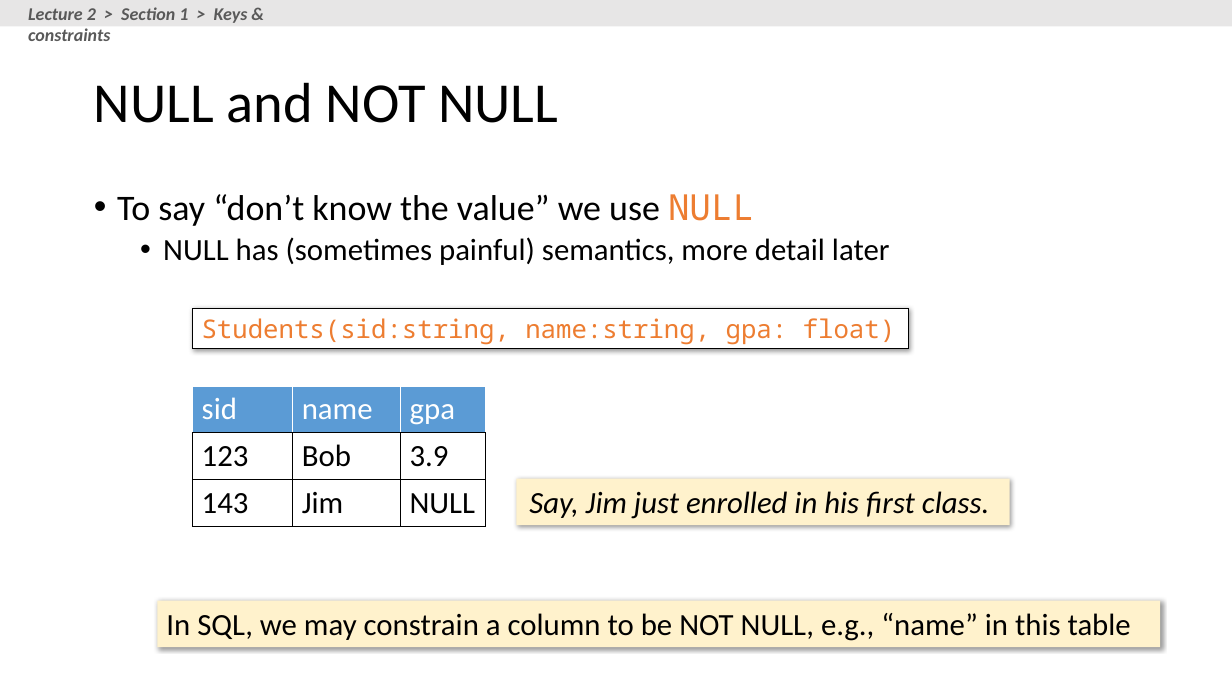
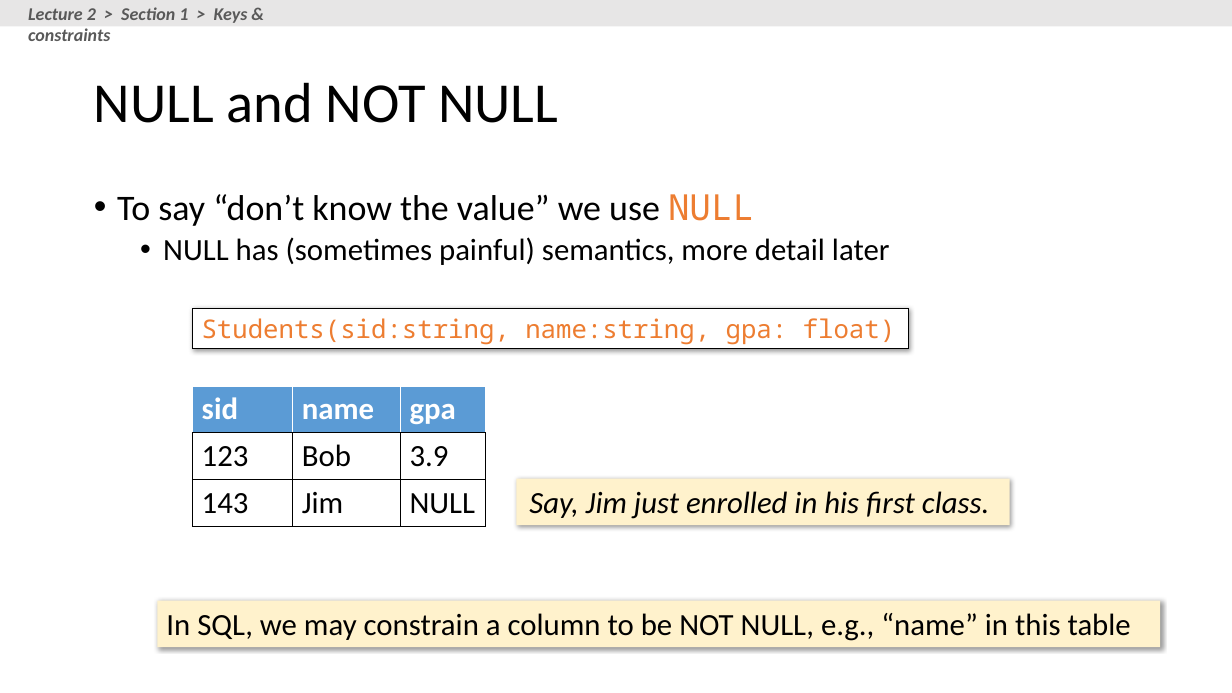
Before and after one commit to XIEQ/cs145-notebooks, a slide deck: slide 18 of lecture-2-3/Lecture_2_3_SQL.pptx. Drawn at 1232x693 pixels with LibreOffice and Linux fonts; fonts in the diff are those of the drawing. Boxes give left, top, right and bottom in pixels: in the first picture for what was removed or moved away, otherwise in the second. Text is boxed around its words. In the diff, an @@ line names an element or a change of style, - is before the commit and + after.

```diff
--- a/lecture-2-3/Lecture_2_3_SQL.pptx
+++ b/lecture-2-3/Lecture_2_3_SQL.pptx
@@ table at (192, 386, 485, 525) @@
@@ bold on in "sid", "name", "gpa" @@
```
Also in this commit, not shown: 4 other slides changed, 10 slides added, 9 other files.
